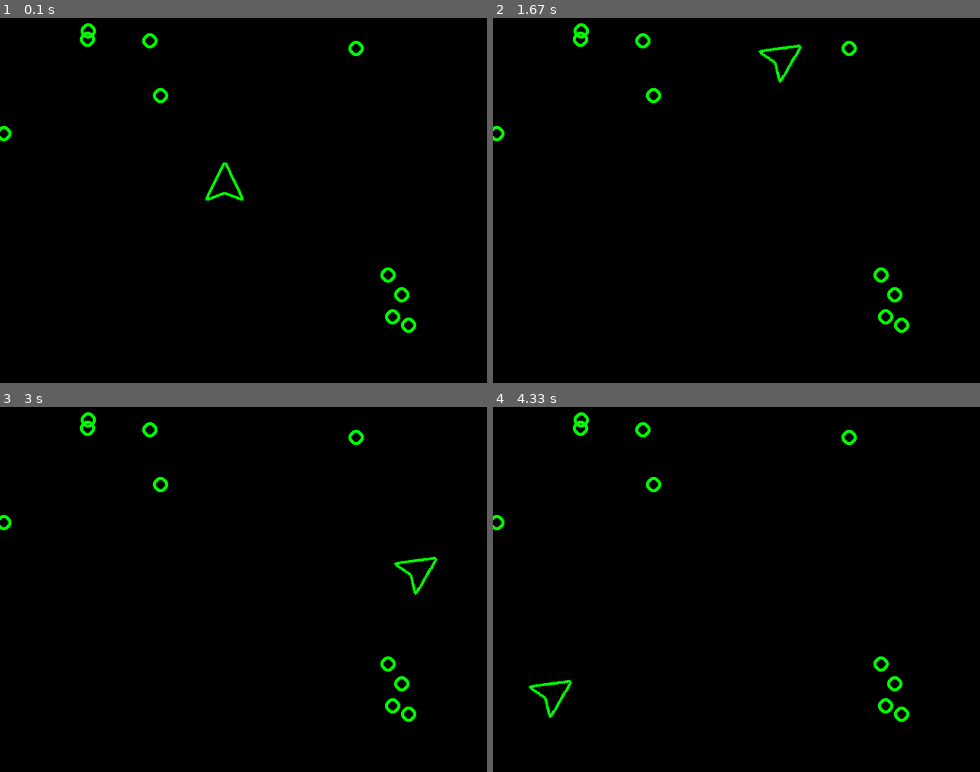
Above: before the commit, frames 1-4 (two rows, left to right).
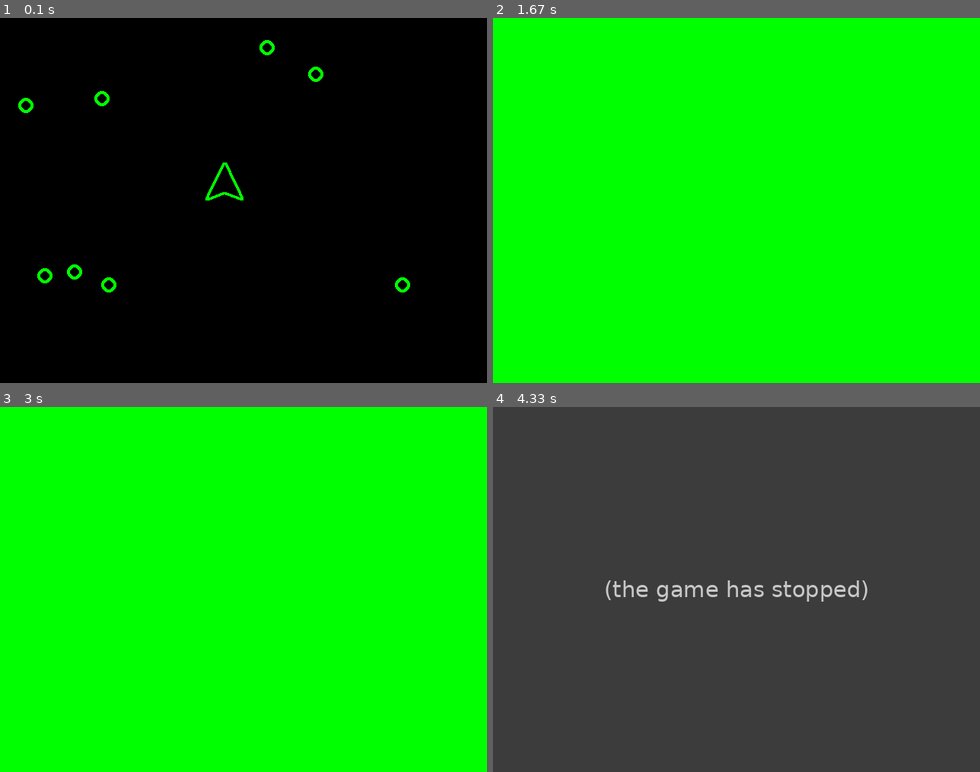
Above: after the commit, the same moments.

Repository: kosmogen/pygame_asteroids
Game: pygame game, started from asteroids.py
Two runs of this game, one before a commit and one after it. Both use one fixed random seed, a clock stepped at 60 frames per second and the inputs below.
Inputs:
- Up to frame 1 (0.1 s): no input
- Up to frame 2 (1.67 s): hold Right 0.33-0.8 s; hold Up 0.83-1.13 s; hold Right 1.17-1.63 s
- Up to frame 3 (3 s): no input
- Up to frame 4 (4.33 s): no input

The runs differ from the first frame. In frame 1, 1.1% of the frame differs, in the area x 0-86%, y 1-87%; in frame 2, 99%; in frame 3, 99%; in frame 4, 100%, in the area x 0-100%, y 0-100%.
After the commit the program exited at 3.55 s; later frames show no game.

Commit message:
Added AsteroidEmitter for periodic asteroid generation

Diff:
--- a/Asteroid.py
+++ b/Asteroid.py
@@ -4,11 +4,12 @@
 
 class Asteroid(pygame.sprite.Sprite):
     """Represents an initially static rock in space."""
-    def __init__(self, x_pos, y_pos, radius):
+    def __init__(self, x_pos, y_pos, radius=10):
         """Constructor for Asteroid class
         Arguments:
             x_pos: the center x point to create an asteroid from
             y_pos: the cetner y point to create an asteroid from
+            radius: the radius of the asteroid in pixels (Optional, defaults to 10)
         """
         super().__init__()
 
--- /dev/null
+++ b/AsteroidEmitter.py
@@ -0,0 +1,31 @@
+import pygame
+import time
+from pygame.locals import *
+from Asteroid import Asteroid
+
+class AsteroidEmitter():
+    """Emites an asteroid on a predefined interval."""
+    def __init__(self, screen_width, screen_height, asteroids, random_xy_func, emit_time_in_sec = 1):
+        """Constructor for AsteroidEmitter class
+        Arguments:
+            screen_width: the width of the surface to blit to in pixels
+            screen_height: the height of the surface to blit to in pixels
+            asteroids: the particles group to add the emitted particle to
+            emit_time_in_sec: the interval (in seconds) to emit a new particle on. optional.
+        """
+        self.last_emit_time = time.time()
+        self.emit_time_in_sec = emit_time_in_sec
+        self.screen_width = screen_width
+        self.screen_height = screen_height
+        self.asteroids = asteroids
+        self.random_xy_func = random_xy_func
+
+    def _emit(self):
+        aster_x, aster_y = self.random_xy_func()
+        particle = Asteroid(aster_x, aster_y)
+        self.asteroids.add(particle)
+
+    def update(self):
+        if time.time() - self.last_emit_time > self.emit_time_in_sec and len(self.asteroids) < 10:
+            self._emit()
+            self.last_emit_time = time.time()
--- a/asteroids.py
+++ b/asteroids.py
@@ -6,6 +6,7 @@
 from pygame.locals import *
 from Ship import Ship
 from Asteroid import Asteroid
+from AsteroidEmitter import AsteroidEmitter
 
 class AsteroidsGame:
     """Contains all the variables and methods for running the main game loop."""
@@ -13,6 +14,7 @@
         self.FPS = 60
         self.WINDOW_RES = (640, 480)
         self.BG_COLOR = (0, 0, 0) # RGB for black
+        self.MIN_SPAWN_DIST = 50 # Minimum distance from ship for asteroids to spawn (in pixels)
 
         pygame.init()
         self.FramePerSec = pygame.time.Clock()
@@ -26,6 +28,14 @@
         pygame.quit()
         sys.exit()
 
+    def random_offset_from_ship(self):
+        x_offset = randint(self.MIN_SPAWN_DIST, self.WINDOW_RES[0]/2 - self.MIN_SPAWN_DIST)
+        y_offset = randint(self.MIN_SPAWN_DIST, self.WINDOW_RES[1]/2 - self.MIN_SPAWN_DIST)
+        x_offset = choice([x_offset, -x_offset]) + self.player_ship.x_pos
+        y_offset = choice([y_offset, -y_offset]) + self.player_ship.y_pos
+
+        return (x_offset, y_offset)
+
     def game_loop(self):
         """Main game loop."""
         # fixed sprites
@@ -35,14 +45,14 @@
         # Initial asteroids
         self.asteroids = pygame.sprite.Group()
 
-        for i in range(0, 10):
-            x_offset = randint(50, 300)
-            y_offset = randint(50, 200)
-            x_offset = choice([x_offset, -x_offset])
-            y_offset = choice([y_offset, -y_offset])
+        for _ in range(0, 8):
+            aster_x, aster_y = self.random_offset_from_ship()
 
-            asteroid = Asteroid(self.player_ship.x_pos + x_offset, self.player_ship.y_pos + y_offset, 10)
+            asteroid = Asteroid(aster_x, aster_y)
             self.asteroids.add(asteroid)
+
+        # Asteroid emitter
+        emitter = AsteroidEmitter(*self.WINDOW_RES, self.asteroids, self.random_offset_from_ship)
 
         # main loop
         while True:
@@ -52,6 +62,7 @@
                     sys.exit()
 
             # Update sprites
+            emitter.update()
             self.player_ship.update()
             for asteroid in self.asteroids:
                 asteroid.update()
